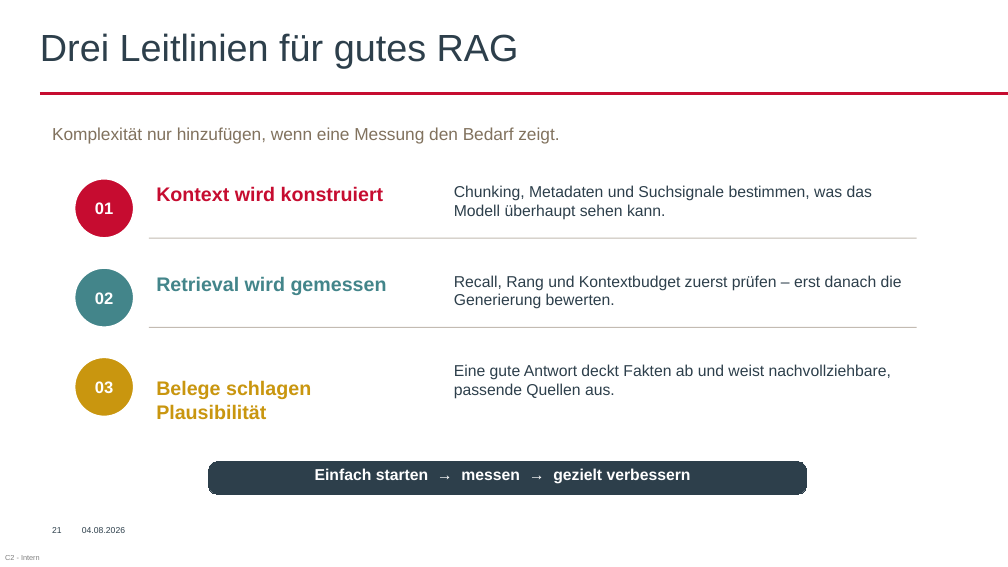
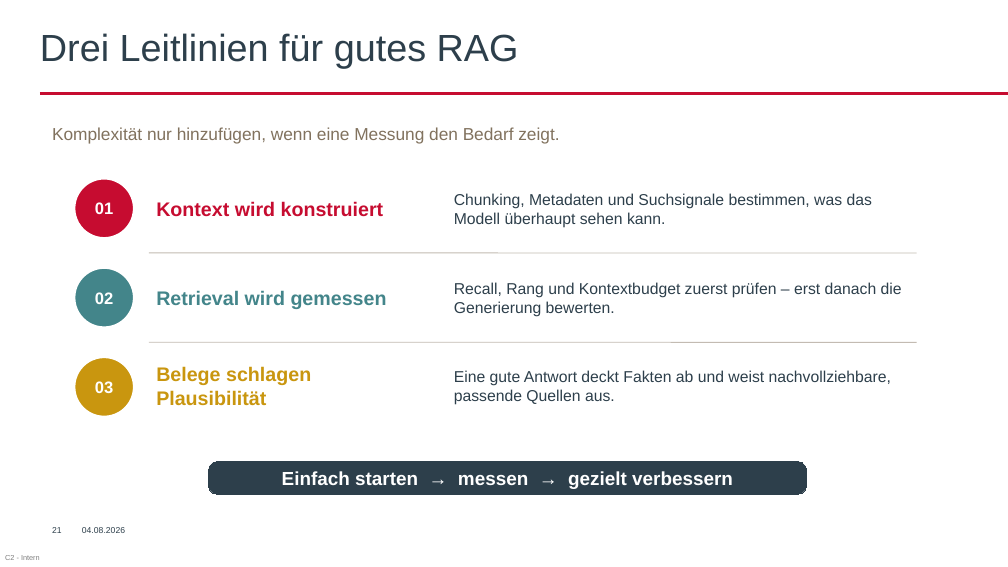
Before and after one commit to AkrosAG/RAG-Workshop, a slide deck: slide 27 of RAG_Workshop.pptx. Drawn at 1008x567 pixels with LibreOffice and Linux fonts; fonts in the diff are those of the drawing; background and template pictures are left out. Boxes give left, top, right and bottom in pixels: in the first picture for what was removed or moved away, otherwise in the second. Text is boxed around its words. In the diff, an @@ line names an element or a change of style, - is before the commit and + after.

```diff
--- a/RAG_Workshop.pptx
+++ b/RAG_Workshop.pptx
@@ text "Kontext wird konstruiert" moved from (x1=156, y1=186, x2=384, y2=202) to (x1=156, y1=201, x2=384, y2=217) @@
@@ text "Chunking, Metadaten und Suchsignale bestimmen, ..." moved from (x1=454, y1=185, x2=872, y2=220) to (x1=454, y1=193, x2=872, y2=228) @@
@@ vertical alignment top to middle in 3 elements at (x1=156, y1=366, x2=311, y2=406), (x1=156, y1=201, x2=384, y2=217), (x1=156, y1=290, x2=387, y2=309) @@
@@ line moved from (149, 238) - (917, 238) to (149, 253) - (917, 253) @@
@@ text "Recall, Rang und Kontextbudget zuerst ..." moved from (x1=454, y1=275, x2=902, y2=309) to (x1=454, y1=282, x2=902, y2=317) @@
@@ text "Belege schlagen Plausibilität" moved from (x1=156, y1=380, x2=311, y2=420) to (x1=156, y1=366, x2=311, y2=406) @@
@@ line moved from (149, 327) - (917, 327) to (149, 343) - (917, 343) @@
@@ text "Eine gute Antwort deckt Fakten ..." moved from (x1=454, y1=364, x2=891, y2=399) to (x1=454, y1=370, x2=891, y2=405) @@
@@ text in rounded rectangle at (x1=282, y1=471, x2=733, y2=489): text added @@
+Einfach starten → messen → gezielt verbessern
@@ text removed at (x1=315, y1=468, x2=691, y2=484) @@
-Einfach starten → messen → gezielt verbessern
```
Also in this commit, not shown: 1 other slide changed.
